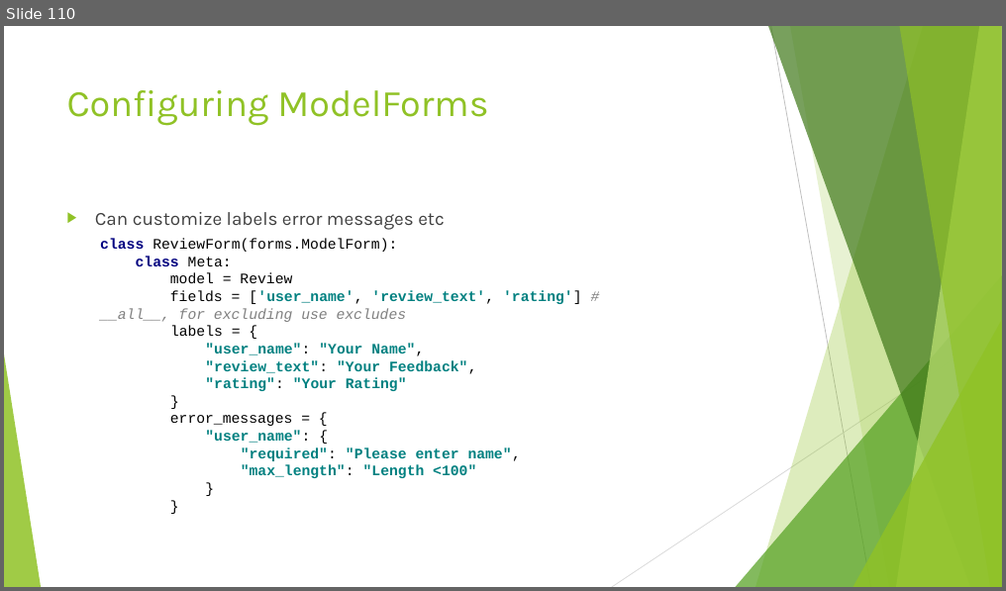
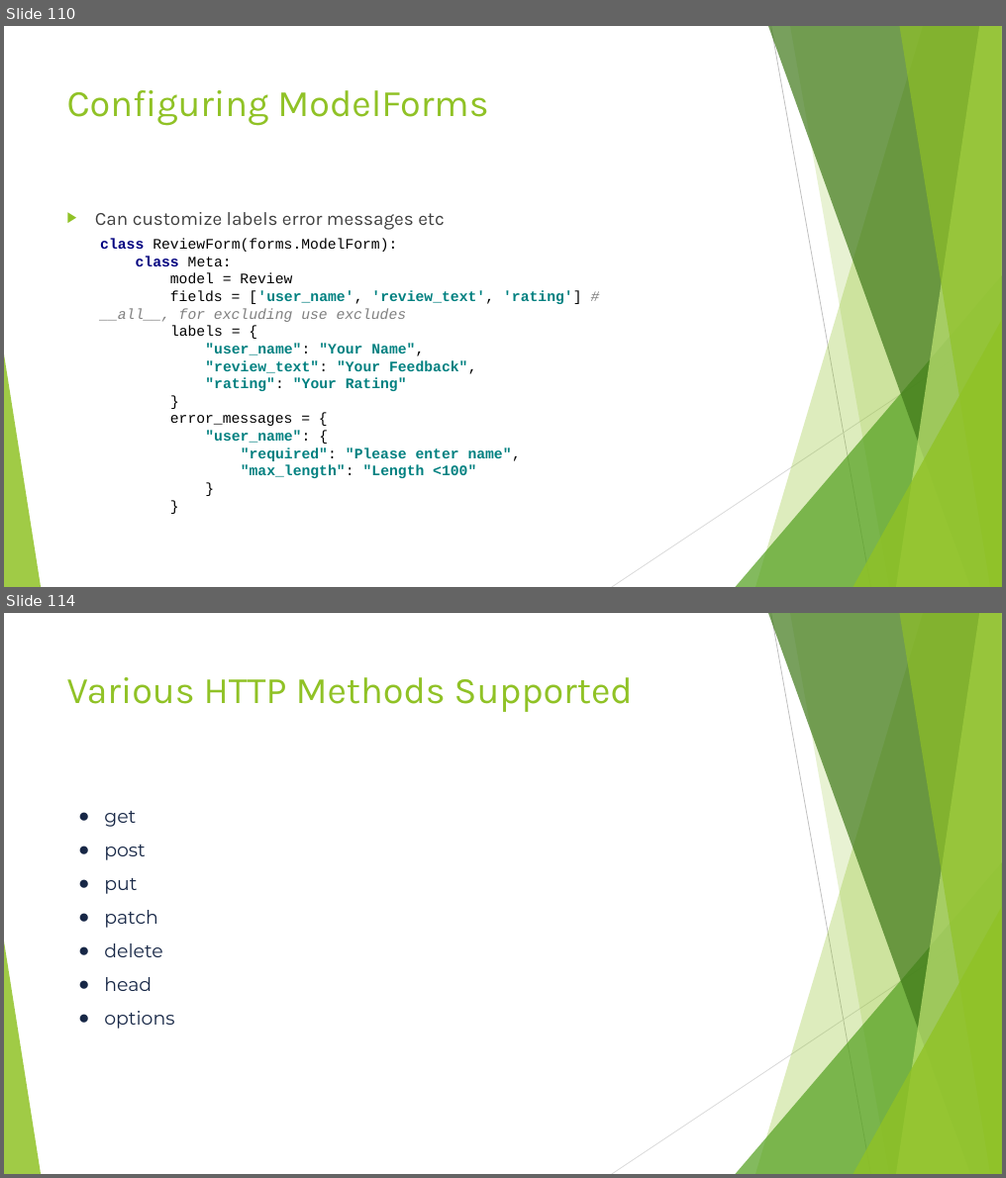
Before and after one commit to edyoda/PD-281220-Session-Code, a slide deck: Django EdYoda.pptx. Shown one above the other, each under a label of ours: slide 110 before the commit, slides 110 and 114 after it; the slides between them are not shown. The pictures are 1006x591 and 1006x1178 pixels, drawn with LibreOffice and Linux fonts; fonts in the diff are those of the drawing. Boxes give left, top, right and bottom in pixels: in the first picture for what was removed or moved away, otherwise in the second. Text is boxed around its words. In the diff, an @@ line names an element or a change of style, - is before the commit and + after.

```diff
--- a/Django EdYoda.pptx
+++ b/Django EdYoda.pptx
@@ slide 114 added at box(4, 613, 1002, 1174), background #FFFFFF; not listed: 10 template elements that a slide beside it also shows @@
@@ title added at box(67, 677, 633, 712), 36 pt, text #90C226 @@
+Various HTTP Methods Supported
@@ text added at box(104, 811, 174, 1029), 18 pt, text #172746 @@
+● get
+● post
+● put
+● patch
+● delete
+● head
+● options
```
Also in this commit, not shown: 8 slides changed, 12 other slides added, 23 other files.
